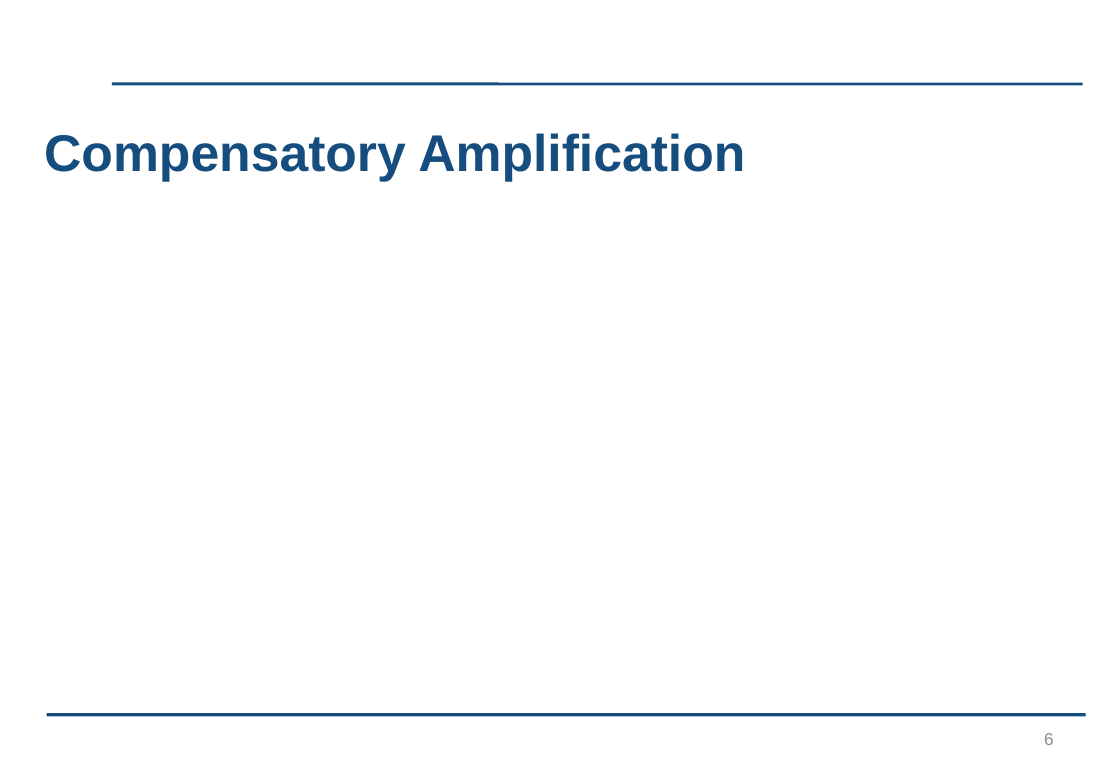
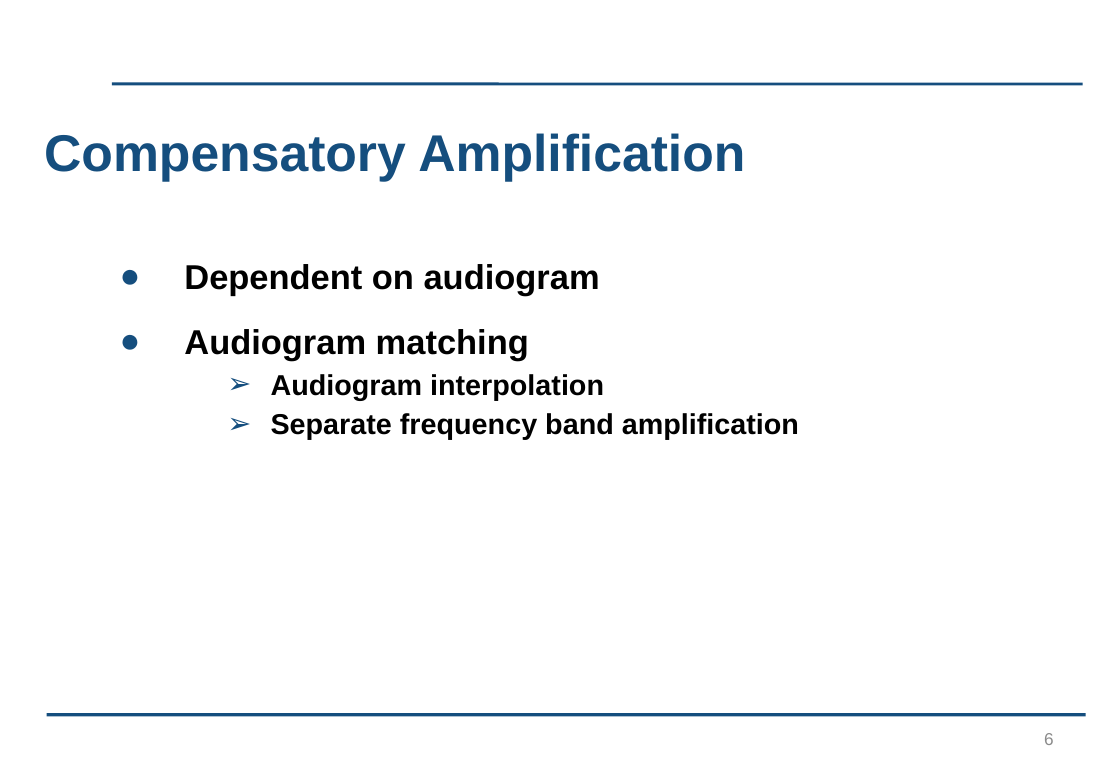
Before and after one commit to kayjayB/I_cant_hear_you, a slide deck: slide 6 of Presentation/Lab Project Presentation.pptx. Drawn at 1120x775 pixels with LibreOffice and Linux fonts; fonts in the diff are those of the drawing; background and template pictures are left out. Boxes give left, top, right and bottom in pixels: in the first picture for what was removed or moved away, otherwise in the second. Text is boxed around its words. In the diff, an @@ line names an element or a change of style, - is before the commit and + after.

```diff
--- a/Presentation/Lab Project Presentation.pptx
+++ b/Presentation/Lab Project Presentation.pptx
@@ text added at <box>184,264,799,440</box>, 20 pt, text #000000, bold @@
+● Dependent on audiogram
+● Audiogram matching
+  ➢ Audiogram interpolation
+  ➢ Separate frequency band amplification
```
Also in this commit, not shown: 5 other slides changed, 1 slide added.
